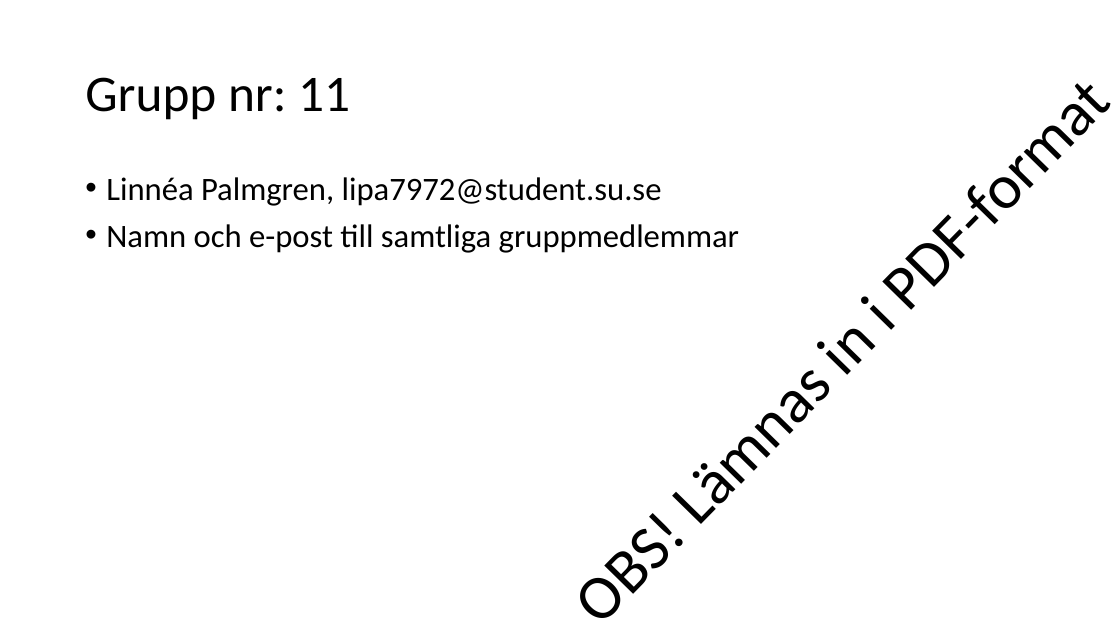
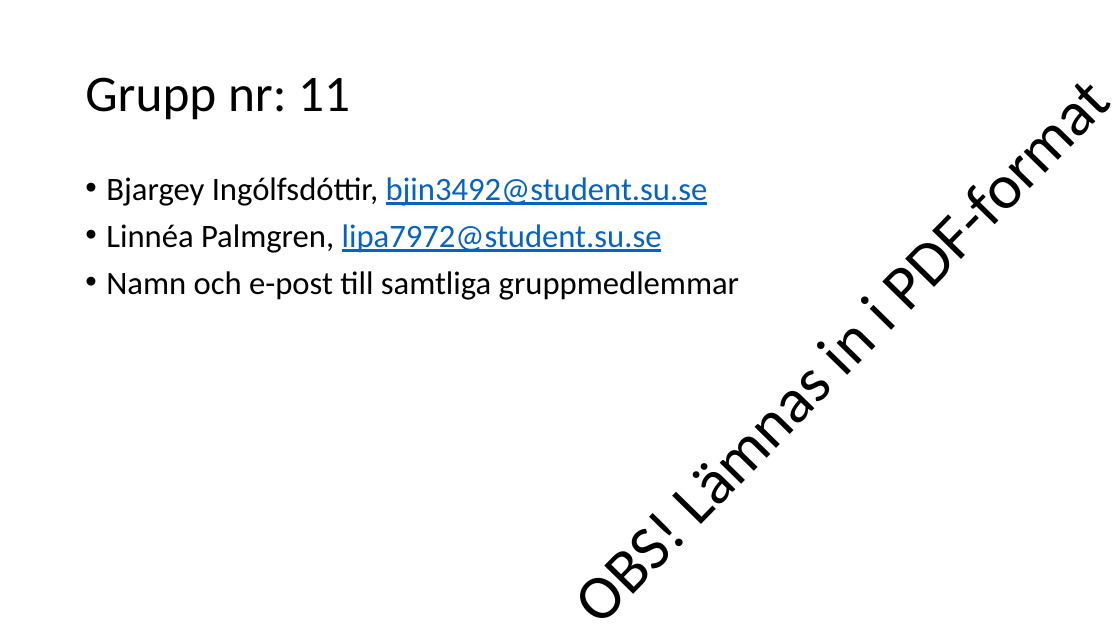
Before and after one commit to knopp10000/Inte_Roligt, a slide deck: slide 1 of slutredovisning.pptx. Drawn at 1120x630 pixels with LibreOffice and Linux fonts; fonts in the diff are those of the drawing. Boxes give left, top, right and bottom in pixels: in the first picture for what was removed or moved away, otherwise in the second. Text is boxed around its words. In the diff, an @@ line names an element or a change of style, - is before the commit and + after.

Commit message:
added TTD for me #Bjargey

```diff
--- a/slutredovisning.pptx
+++ b/slutredovisning.pptx
@@ text at [106, 177, 708, 206]: paragraph added @@
+• Bjargey Ingólfsdóttir, bjin3492@student.su.se
@@ text at [106, 224, 662, 253]: text colour #000000 to #0563C1, underline on in "lipa7972@student.su.se" @@
```
Also in this commit, not shown: 3 slides added.
